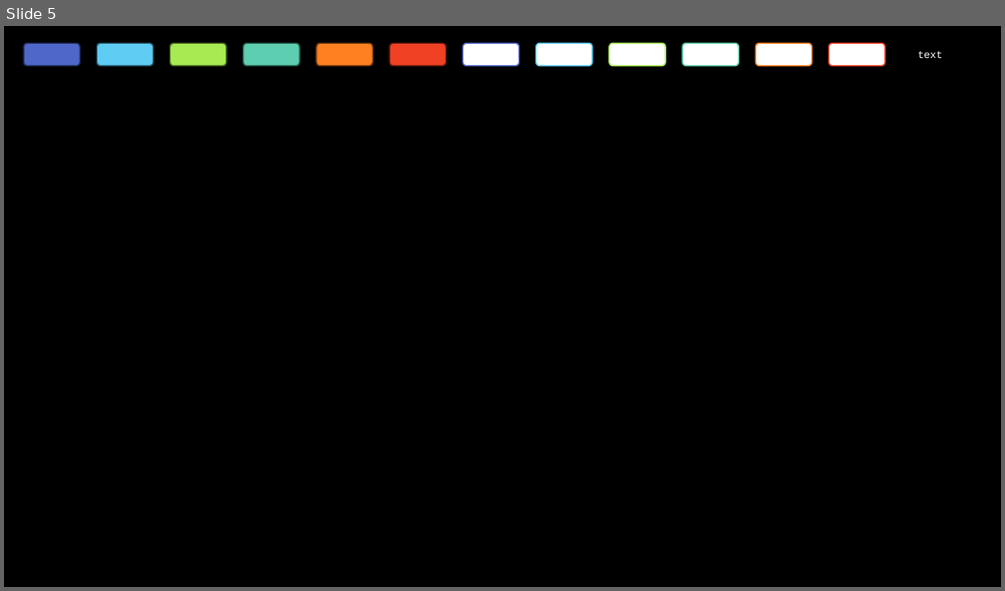
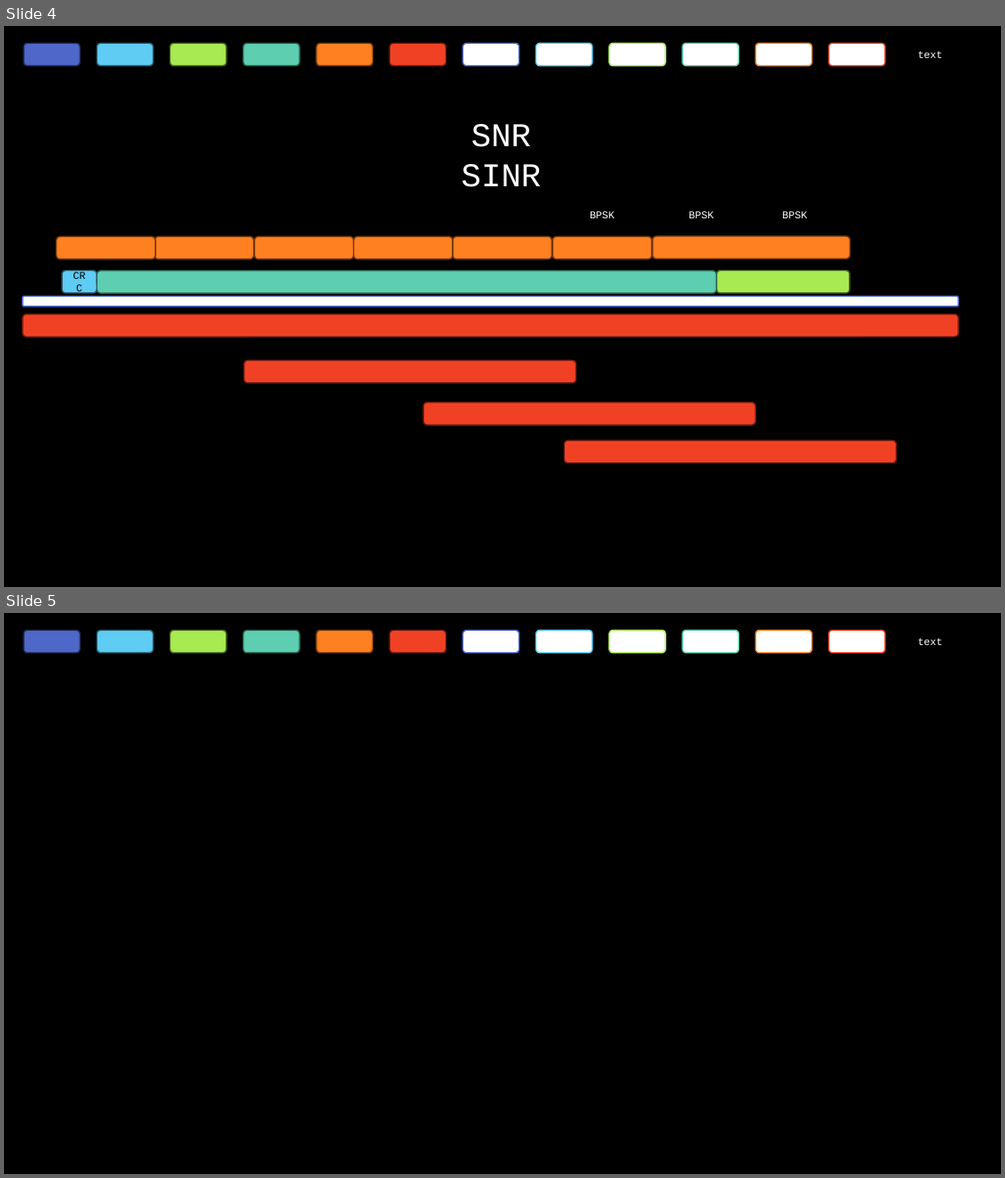
Before and after one commit to chun-chih-lin/wireless_transformer, a slide deck: NOTES.pptx. Shown one above the other, each under a label of ours: slide 5 before the commit, slides 4 and 5 after it. The pictures are 1005x591 and 1005x1178 pixels, drawn with LibreOffice and Linux fonts; fonts in the diff are those of the drawing; background and template pictures are left out. Boxes give left, top, right and bottom in pixels: in the first picture for what was removed or moved away, otherwise in the second. Text is boxed around its words. In the diff, an @@ line names an element or a change of style, - is before the commit and + after.

```diff
--- a/NOTES.pptx
+++ b/NOTES.pptx
@@ slide 4 added at bbox=[4, 26, 1001, 587], background picture (left out) @@
@@ rounded rectangle added at bbox=[24, 43, 80, 66], fill #4E67C8, outline #222D58 1.25 pt @@
@@ rounded rectangle added at bbox=[97, 43, 153, 66], fill #5ECCF3, outline #29596B 1.25 pt @@
@@ rounded rectangle added at bbox=[170, 43, 226, 66], fill #A7EA52, outline #496724 1.25 pt @@
@@ rounded rectangle added at bbox=[243, 43, 299, 66], fill #5DCEAF, outline #295A4D 1.25 pt @@
@@ rounded rectangle added at bbox=[316, 43, 372, 66], fill #FF8021, outline #70380E 1.25 pt @@
@@ rounded rectangle added at bbox=[390, 43, 446, 66], fill #F14124, outline #6A1C10 1.25 pt @@
@@ rounded rectangle added at bbox=[463, 43, 519, 66], fill #FFFFFF, outline #4E67C8 1.25 pt @@
@@ rounded rectangle added at bbox=[535, 43, 591, 66], fill #FFFFFF, outline #5ECCF3 1.25 pt @@
@@ rounded rectangle added at bbox=[609, 43, 665, 66], fill #FFFFFF, outline #A7EA52 1.25 pt @@
@@ rounded rectangle added at bbox=[682, 43, 738, 66], fill #FFFFFF, outline #5DCEAF 1.25 pt @@
@@ rounded rectangle added at bbox=[755, 43, 811, 66], fill #FFFFFF, outline #FF8021 1.25 pt @@
@@ rounded rectangle added at bbox=[829, 43, 885, 66], fill #FFFFFF, outline #F14124 1.25 pt @@
@@ text added at bbox=[918, 51, 943, 58], 10 pt, text #FFFFFF @@
+text
@@ text added at bbox=[471, 124, 531, 147], 32 pt, text #FFFFFF @@
+SNR
@@ text added at bbox=[461, 164, 542, 187], 32 pt, text #FFFFFF @@
+SINR
@@ text added at bbox=[590, 211, 615, 218], 10 pt, text #FFFFFF @@
+BPSK
@@ text added at bbox=[688, 211, 713, 218], 10 pt, text #FFFFFF @@
+BPSK
@@ text added at bbox=[782, 211, 807, 218], 10 pt, text #FFFFFF @@
+BPSK
@@ rounded rectangle added at bbox=[57, 236, 156, 258], fill #FF8021, outline #70380E 1.25 pt @@
@@ rounded rectangle added at bbox=[154, 236, 254, 258], fill #FF8021, outline #70380E 1.25 pt @@
@@ rounded rectangle added at bbox=[254, 236, 354, 258], fill #FF8021, outline #70380E 1.25 pt @@
@@ rounded rectangle added at bbox=[354, 236, 453, 258], fill #FF8021, outline #70380E 1.25 pt @@
@@ rounded rectangle added at bbox=[453, 236, 552, 258], fill #FF8021, outline #70380E 1.25 pt @@
@@ rounded rectangle added at bbox=[553, 236, 652, 258], fill #FF8021, outline #70380E 1.25 pt @@
@@ rounded rectangle added at bbox=[652, 236, 850, 258], fill #FF8021, outline #70380E 1.25 pt @@
@@ rounded rectangle added at bbox=[63, 271, 97, 293], fill #5ECCF3, outline #29596B 1.25 pt, 10 pt, text #000000 @@
+CRC
@@ rounded rectangle added at bbox=[97, 271, 717, 293], fill #5DCEAF, outline #295A4D 1.25 pt @@
@@ rounded rectangle added at bbox=[717, 271, 850, 293], fill #A7EA52, outline #496724 1.25 pt @@
@@ rounded rectangle added at bbox=[23, 296, 958, 306], fill #FFFFFF, outline #4E67C8 1.25 pt @@
@@ rounded rectangle added at bbox=[23, 313, 958, 337], fill #F14124, outline #6A1C10 1.25 pt @@
@@ rounded rectangle added at bbox=[244, 361, 576, 383], fill #F14124, outline #6A1C10 1.25 pt @@
@@ rounded rectangle added at bbox=[423, 402, 755, 425], fill #F14124, outline #6A1C10 1.25 pt @@
@@ rounded rectangle added at bbox=[564, 440, 896, 463], fill #F14124, outline #6A1C10 1.25 pt @@
```
Also in this commit, not shown: 1 slide changed, 1 slide removed, 2 other files.
